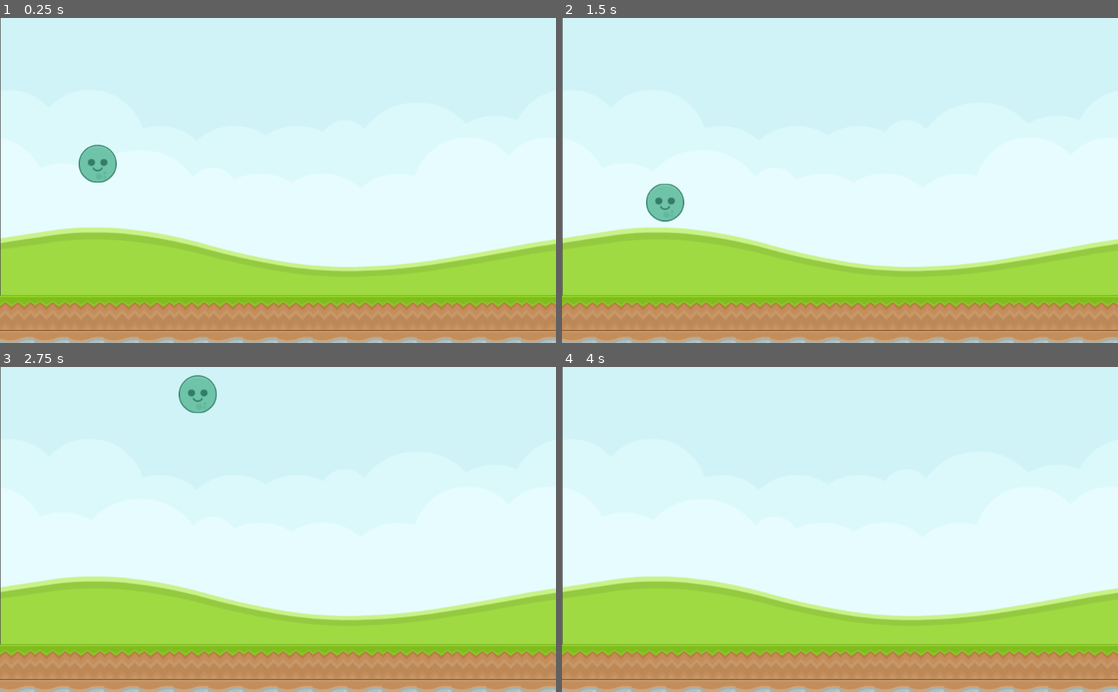
Above: before the commit, frames 1-4 (two rows, left to right).
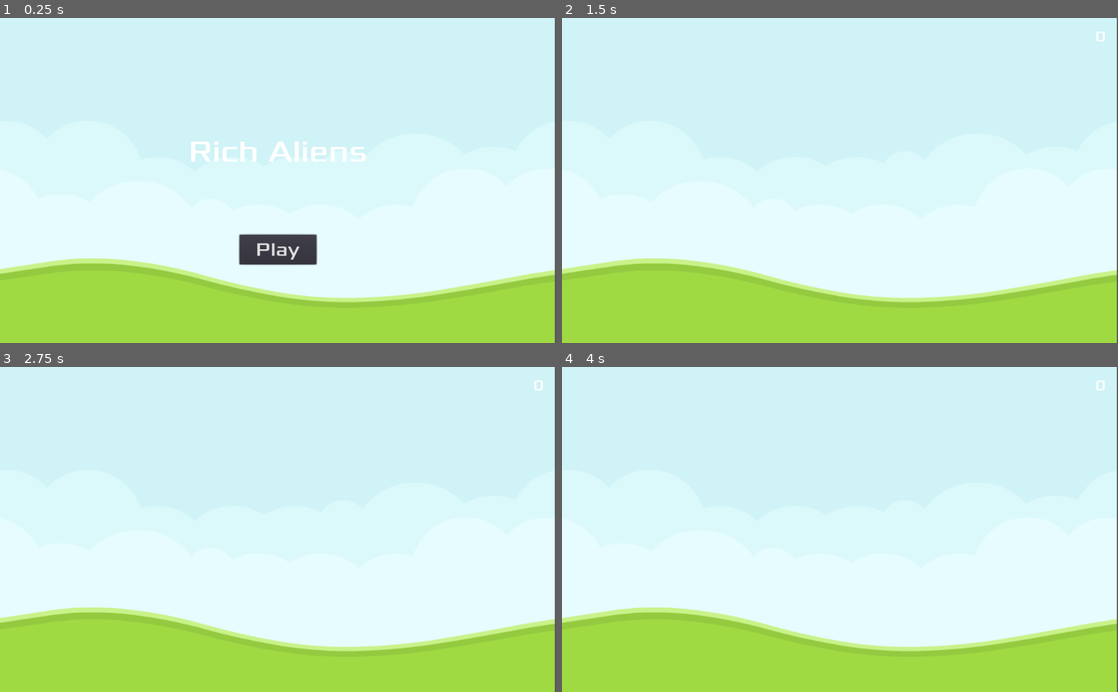
Above: after the commit, the same moments.

Repository: cpvanlue/P1-cpvanlue
Game: Godot game, scene res://src/MainMenu.tscn
The game is run twice, just before and just after one commit, with the same random seed, the same clock (stepped at 60 frames per second) and the same inputs. Before the commit the project starts from res://src/Level.tscn.
Inputs (mouse positions are in pixels of both pictures, inside the frame that each line leads up to):
- Up to frame 1 (0.25 s): no input
- Up to frame 2 (1.5 s): click (840, 248) at 0.5 s, where only the run after the commit has a clickable "Play"; hold Up (ui_up) from 1.28 s (still down); tap Space (launch) at 1.35 s
- Up to frame 3 (2.75 s): release Up (ui_up) at 2.03 s; hold Down (ui_down) from 2.03 s (still down); tap Space (launch) at 2.1 s
- Up to frame 4 (4 s): release Down (ui_down) at 2.78 s; hold Up (ui_up) from 2.78 s (still down); tap Space (launch) at 2.85, 3.6 s; tap Enter at 3.5 s

The runs differ from the first frame. In frame 1, 28% of the frame differs, in the area x 0-100%, y 0-100%; in frame 2, 26%; in frame 3, 26%; in frame 4, 26%.

Commit message:
Add ability to adjust angle of input using arrow keys

Diff:
--- a/project/project.godot
+++ b/project/project.godot
@@ -11,7 +11,7 @@
 [application]
 
 config/name="Project1"
-run/main_scene="res://src/Level.tscn"
+run/main_scene="res://src/MainMenu.tscn"
 config/icon="res://icon.png"
 
 [input]
--- a/project/src/Ball.gd
+++ b/project/src/Ball.gd
@@ -1,7 +1,14 @@
 extends RigidBody2D
 
-var impulse = Vector2(100, -300)
+var angle = -45
+var impulse = Vector2.RIGHT.rotated(deg2rad(angle)) * 250
 
 func _process(delta):
+	clamp(angle, -90, 0)
+	if Input.is_action_pressed("ui_up"):
+		angle += 5
+	if Input.is_action_pressed("ui_down"):
+		angle -= 5
 	if Input.is_action_just_pressed("launch"):
+		impulse = Vector2.RIGHT.rotated(deg2rad(angle)) * 250
 		apply_impulse(Vector2.ZERO, impulse)
--- a/project/src/HUD.gd
+++ b/project/src/HUD.gd
@@ -1,3 +1,26 @@
 extends CanvasLayer
 
 signal start_game
+
+func show_message(text):
+	$Title.text = text
+	$Title.show()
+	$MessageTimer.start()
+
+func show_game_over():
+	show_message("Game Over")
+	yield($MessageTimer, "timeout")
+	$Message.text = "Rich Aliens"
+	$Message.show()
+	yield(get_tree().create_timer(1), "timeout")
+	$StartButton.show()
+
+func update_score(score):
+	$ScoreLabel.text = str(score)
+
+func _on_StartButton_pressed():
+	$StartButton.hide()
+	emit_signal("start_game")
+
+func _on_MessageTimer_timeout():
+	$Message.hide()
--- a/project/src/HUD.tscn
+++ b/project/src/HUD.tscn
@@ -19,6 +19,7 @@
 script = ExtResource( 1 )
 
 [node name="ScoreLabel" type="Label" parent="."]
+visible = false
 anchor_left = 1.0
 anchor_right = 1.0
 margin_left = -117.773
@@ -64,3 +65,8 @@
 __meta__ = {
 "_edit_use_anchors_": false
 }
+
+[node name="MessageTimer" type="Timer" parent="."]
+
+[connection signal="pressed" from="StartButton" to="." method="_on_StartButton_pressed"]
+[connection signal="timeout" from="MessageTimer" to="." method="_on_MessageTimer_timeout"]
--- /dev/null
+++ b/project/src/MainMenu.gd
@@ -0,0 +1,9 @@
+extends Node2D
+
+var score
+
+func new_game():
+	score = 0
+	$HUD.update_score(score)
+	$HUD/ScoreLabel.visible = true
+	$HUD/Title.visible = false
--- a/project/src/MainMenu.tscn
+++ b/project/src/MainMenu.tscn
@@ -1,9 +1,16 @@
-[gd_scene load_steps=2 format=2]
+[gd_scene load_steps=4 format=2]
 
 [ext_resource path="res://assets/colored_land.png" type="Texture" id=1]
+[ext_resource path="res://src/MainMenu.gd" type="Script" id=2]
+[ext_resource path="res://src/HUD.tscn" type="PackedScene" id=3]
 
 [node name="MainMenu" type="Node2D"]
+script = ExtResource( 2 )
 
 [node name="colored_land" type="Sprite" parent="."]
 position = Vector2( 509.956, 348.83 )
 texture = ExtResource( 1 )
+
+[node name="HUD" parent="." instance=ExtResource( 3 )]
+
+[connection signal="start_game" from="HUD" to="." method="new_game"]
